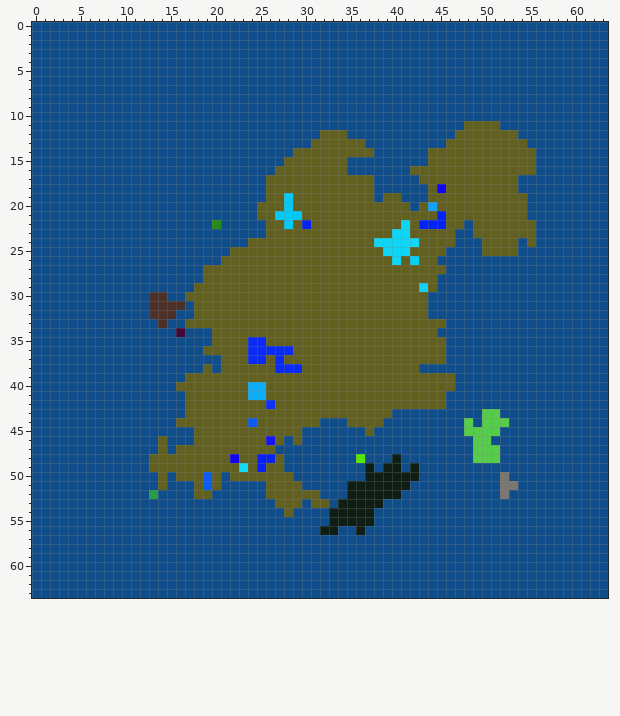
Pixel-art sprite: TestImages/Sorted.png. The picture above is the old version.
The file is 64x64 pixels. Colours within 5 levels of each other are drawn and written as one.
Once edited:
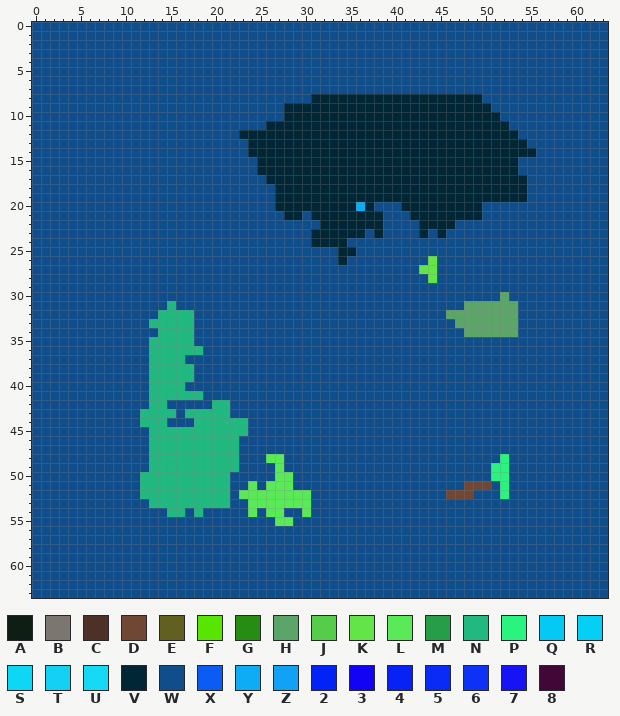
Palette (. is transparent): A #0f1e15  B #7b7670  C #4d3028  D #704734  E #626020  F #58e501  G #268c12  H #5ba568  J #56cd4a  K #61e547  L #5aea58  M #269d47  N #21b97f  P #2af47f  Q #05c9f5  R #05cff5  S #0dd7f5  T #15d0f5  U #16d9f5  V #012635  W #104e8b  X #0b5cf5  Y #0eacf5  Z #13a1f5  2 #0223f5  3 #1203f5  4 #0821f5  5 #092bf5  6 #0e32f5  7 #1613f5  8 #400737
The exact change:
Changed rows in their new state; - is an unchanged pixel.
first column x 12:
 8 -------------------VVVVVVVVVVVVVVVVVVV------
 9 ----------------VVVVVVVVVVVVVVVVVVVVVVV-----
10 ----------------VVVVVVVVVVVVVVVVVVVVVVVV----
11 --------------VVVVVVVVVVVVVVVVVVVVVVVVVVV---
12 -----------VVVVVVVVVVVVVVVVVVVVVVVVVVVVVVV--
13 ------------VVVVVVVVVVVVVVVVVVVVVVVVVVVVVVV-
14 ------------VVVVVVVVVVVVVVVVVVVVVVVVVVVVVVVV
15 -------------VVVVVVVVVVVVVVVVVVVVVVVVVVVVVWW
16 -------------VVVVVVVVVVVVVVVVVVVVVVVVVVVVVWW
17 --------------VVVVVVVVVVVVVVVVVVVVVVVVVVVVV-
18 --------------WVVVVVVVVVVVVVVVVVVVVVVVVVVVV-
19 --------------WVVVVVVVVVVVVVVVVVVVVVVVVVVVV-
20 -------------WWVVVVVVVVVYVWWWVVVVVVVVVWWWWW-
21 -------------WWWVVWVVVVVVVVWWWVVVVVVVVWWWWW-
22 --------W-----WWWWWWVVVVVVVWWWWVVVVW-WWWWWWW
23 --------------WWWWWVVVVVVWVWWWWVWVW--WWWWWWW
24 ------------WWWWWWWVVVVWWWWWWWWWWWW---WWWW-W
25 ----------WWWWWWWWWWWWVVWWWWWWWWWW----WWWW--
26 ---------WWWWWWWWWWWWWVWWWWWWWWWK-----------
27 -------WWWWWWWWWWWWWWWWWWWWWWWWKKW----------
28 -------WWWWWWWWWWWWWWWWWWWWWWWWWK-----------
29 ------WWWWWWWWWWWWWWWWWWWWWWWWWWW-----------
30 -WW--WWWWWWWWWWWWWWWWWWWWWWWWWWW--------H---
31 -WWNW-WWWWWWWWWWWWWWWWWWWWWWWWWW----HHHHHH--
32 -WNNNNWWWWWWWWWWWWWWWWWWWWWWWWWW--HHHHHHHH--
33 -NNNNNWWWWWWWWWWWWWWWWWWWWWWWWWWWW-HHHHHHH--
34 --NNNN--WWWWWWWWWWWWWWWWWWWWWWWWW---HHHHHH--
35 -NNNNN--WWWWWWWWWWWWWWWWWWWWWWWWWW----------
36 -NNNNNNWWWWWWWWWWWWWWWWWWWWWWWWWWW----------
37 -NNNN----WWWWWWWWWWWWWWWWWWWWWWWWW----------
38 -NNNNN-W-WWWWWWWWWWWWWWWWWWWWWW-------------
39 -NNNNNWWWWWWWWWWWWWWWWWWWWWWWWWWWWW---------
40 -NNNNWWWWWWWWWWWWWWWWWWWWWWWWWWWWWW---------
41 -NNNNNNWWWWWWWWWWWWWWWWWWWWWWWWWWW----------
42 -NN--WWWNNWWWWWWWWWWWWWWWWWWWWWWWW----------
43 NNNN-NNNNNWWWWWWWWWWWWWWWWWW----------WW----
44 NNN-WWNNNNNNWWWWWWWW---WWWW---------W-WWW---
45 -NNNNNNNNNNNWWWWWW-------W----------WWWW----
46 -NNNNNNNNNNWWWWW-W-------------------WW-----
47 -NNNNNNNNNNWWWW----------------------WWW----
48 -NNNNNNNNNNWWWLL--------W---W--------WWWP---
49 -NNNNNNNNNNWWWWL---------W-WW-W--------PP---
50 NNNNNNNNNNWWWWWLL--------WWWWWW--------PP---
51 NNNNNNNNNN--L-LLLW-----WWWWWWW------DDD-PW--
52 NNNNNNNNNN-LLLLLLLLW---WWWWWW-----DDD---P---
53 -NNNNNNNNN--LLLLLLLWW-WWWWW-----------------
54 ---NN-N-----L-LLW-L--WWWWW------------------
55 ---------------LL----WWWWW------------------
56 --------------------WW--W-------------------
